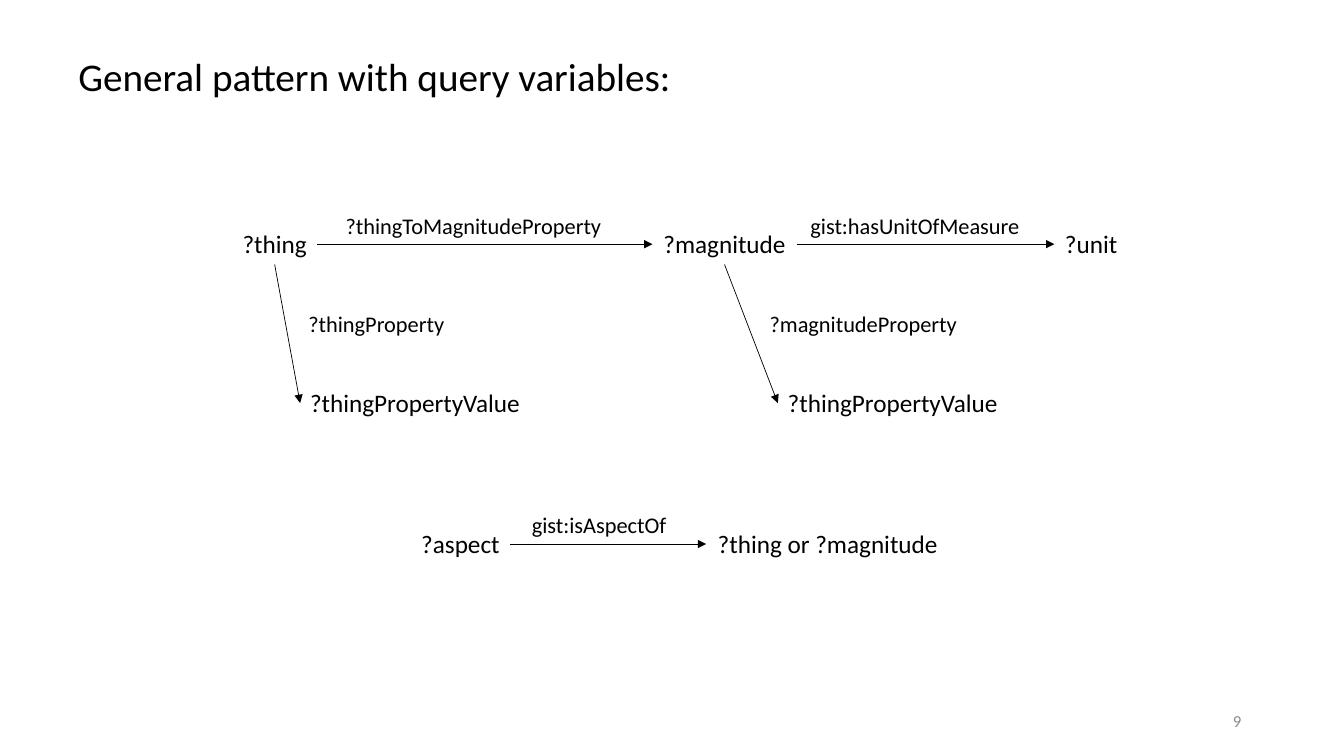
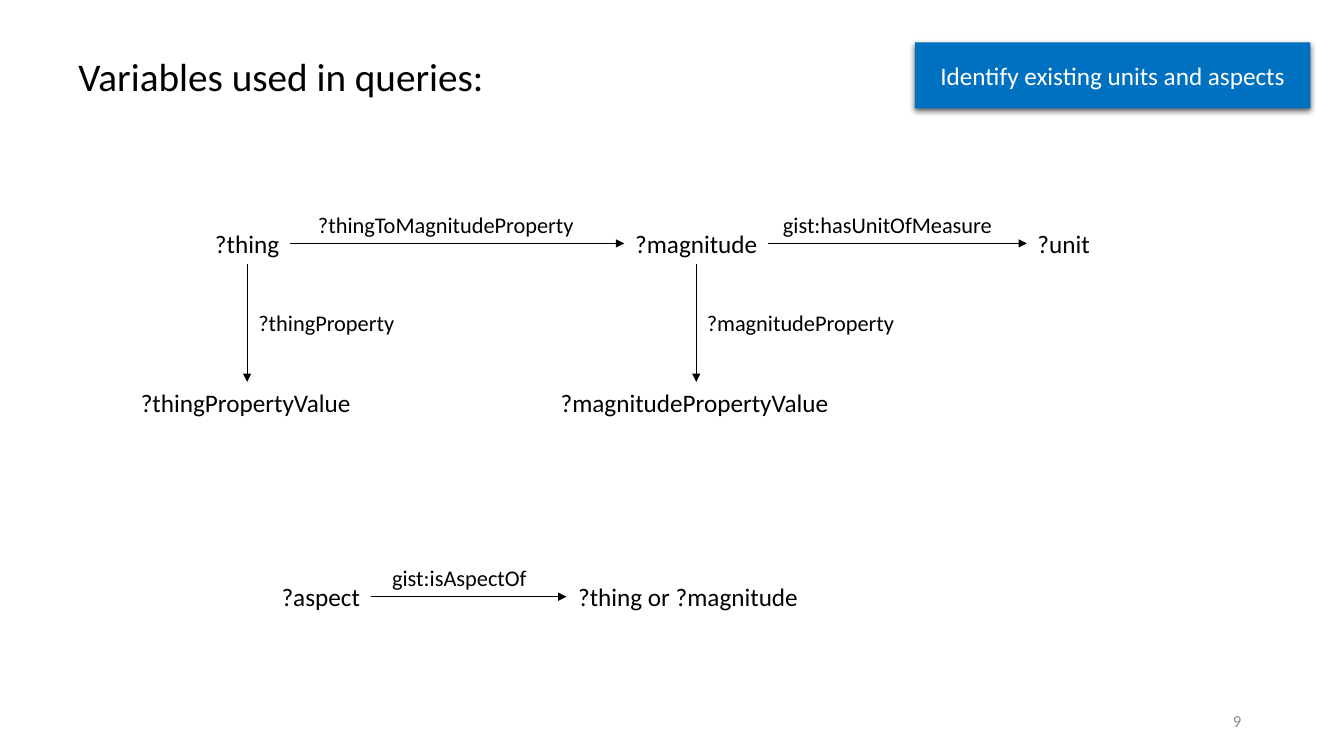
Before and after one commit to semanticarts/gist, a slide deck: slide 9 of migration/v13.0/uomDataConversion.pptx. Drawn at 1344x756 pixels with LibreOffice and Linux fonts; fonts in the diff are those of the drawing. Boxes give left, top, right and bottom in pixels: in the first picture for what was removed or moved away, otherwise in the second. Text is boxed around its words. In the diff, an @@ line names an element or a change of style, - is before the commit and + after.

```diff
--- a/migration/v13.0/uomDataConversion.pptx
+++ b/migration/v13.0/uomDataConversion.pptx
@@ rectangle added at (915,42,1311,108), fill #0070C0, 18 pt, text #FFFFFF @@
+Identify existing units and aspects
@@ text at (78,63,483,98): text changed @@
-General pattern with query variables:
+Variables used in queries:
@@ text "?thingToMagnitudeProperty": place and size @@
-text "?thingToMagnitudeProperty" at (346,218,602,238)
+text "?thingToMagnitudeProperty" at (318,217,574,237)
@@ text "?thing": place and size @@
-text "?thing" at (243,235,307,258)
+text "?thing" at (215,235,279,258)
@@ arrow moved from (274, 264) - (300, 403) to (247, 264) - (247, 382) @@
@@ arrow moved from (725, 264) - (778, 403) to (697, 264) - (697, 382) @@
@@ 3 texts, 2 arrows: place and size @@
-3 texts, 2 arrows at (318,218,1117,258)
+3 texts, 2 arrows at (289,217,1089,258)
@@ text "?thingProperty": place and size @@
-text "?thingProperty" at (308,316,444,336)
+text "?thingProperty" at (258,315,394,335)
@@ text "?magnitudeProperty": place and size @@
-text "?magnitudeProperty" at (770,316,957,336)
+text "?magnitudeProperty" at (707,315,894,335)
@@ text "?thingPropertyValue": place and size @@
-text "?thingPropertyValue" at (310,394,520,417)
+text "?thingPropertyValue" at (141,394,351,417)
@@ text at (561,394,829,417): text changed @@
-?thingPropertyValue
+?magnitudePropertyValue
@@ 3 texts, 1 arrow: place and size @@
-3 texts, 1 arrow at (421,517,937,558)
+3 texts, 1 arrow at (282,570,798,611)
```
Also in this commit, not shown: 15 other slides changed, 9 slides added, 4 slides removed.
